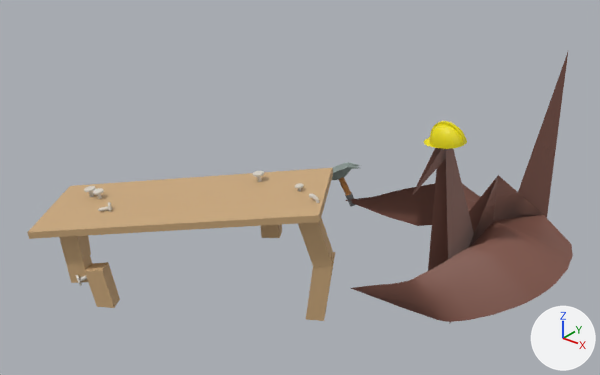
The glTF model public/models/crane-making-table.glb: old version first, new version second.
Camera for both pictures: a 50 mm lens placed at (3.89, -5.29, 3.79), pointed at (0.21, -0.69, 0.94). Lighting does not change. The marker at lower right points along +X, +Y and +Z. The older version comes first. Where no turn or scale is listed for an object, it has been applied to the vertices. Vertices at exactly the same position are counted once.

The older version as bpy lines, for what is in view:
```python
me_cube = bpy.data.meshes.new('Cube')
me_cube.from_pydata(...)  # 56 vertices, 84 faces; spans x -1.0..1.0, y -0.77..0.77, z -0.41..0.41
me_cube.materials.append(mat_table_brown)  # brown #cdaa7d
me_cylinder_001 = bpy.data.meshes.new('Cylinder.001')
me_cylinder_001.from_pydata(...)  # 104 vertices, 196 faces; spans x -0.217..0.112, y -0.179..0.09, z -0.202..0.199
# faces by material slot: [94, 32, 70]
me_cylinder_001.materials.append(mat_hammer_yellow)  # brown #a77137
me_cylinder_001.materials.append(mat_hammer_gray)  # dark grey #6a6b6c
me_cylinder_001.materials.append(mat_hammer_metal_gray)  # grey #86948f
me_cylinder_005 = bpy.data.meshes.new('Cylinder.005')
me_cylinder_005.from_pydata(...)  # 41 vertices, 78 faces; spans x -1.0..1.0, y -1.0..1.0, z -0.44..0.44
me_cylinder_005.materials.append(mat_nail_cream)  # light grey #dad5cb
ob_hammer = bpy.data.objects.new('Hammer', me_cylinder_001)
ob_hammer.location = (0.113, 0.08, 0.642)
ob_nail_004 = bpy.data.objects.new('Nail.004', me_cylinder_005)
ob_nail_004.parent = ob_web_export_root
ob_nail_004.location = (-0.163, -0.758, 0.93)
ob_nail_004.rotation_euler = (0.125, 0.0717, -1.566)  # degrees (7.2, 4.1, -90)
ob_nail_004.scale = (0.0468, 0.0468, 0.119)
ob_table = bpy.data.objects.new('Table', me_cube)
ob_table.parent = ob_web_export_root
ob_table.location = (-0.516, -1.258, 0.496)
ob_table.scale = (1.21, 1.21, 1.21)
# also in view: 'Plane' at (1.12, 0.02, 0.98); 'Hardhat' at (1.33, -0.49, 1.62)
```
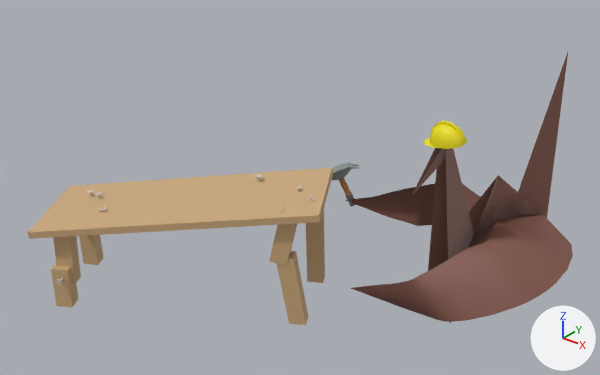
What differs and where, as boxes (x1, y1, x2, y2) in the pictures (600 x 375 px; the box of a moved part takes in the faces that stretch with it):
'Table', reshaped, moved, rescaled: before (27, 168, 335, 321); after (27, 168, 333, 325)
'Nail.004', rescaled (33% narrower, 33% shorter): before (253, 171, 264, 182); after (255, 174, 262, 181)
part 1 of me_cube, moved or reshaped: before (85, 235, 91, 254); after (79, 235, 104, 265)
part 2 of me_cube, moved or reshaped: before (59, 236, 92, 283); after (53, 236, 81, 285)
part 3 of me_cube, moved or reshaped: before (261, 224, 282, 238); after (306, 209, 325, 283)
part 4 of me_cube, moved or reshaped: before (298, 218, 333, 267); after (269, 205, 297, 266)
part 5 of me_cube, moved or reshaped: before (50, 172, 335, 321); after (50, 172, 324, 325)
part 6 of me_cube, moved or reshaped: before (85, 262, 120, 308); after (51, 264, 78, 308)

The change, as a diff of the scene's bpy script:
```diff
--- a/public/models/crane-making-table.glb.py
+++ b/public/models/crane-making-table.glb.py
@@ me_cube @@
 # used by ob_table; parent = ob_web_export_root; location = (-0.516, -1.258, 0.496); scale = (1.21, 1.21, 1.21)
-me_cube.from_pydata(...)  # 56 vertices, 84 faces; spans x -1.0..1.0, y -0.77..0.77, z -0.41..0.41
-me_cube.vertices[4].co = (0.63, 0.77, 0.41)  # pixel (332, 167)
-me_cube.vertices[5].co = (0.64, 0.77, 0.36)  # pixel (333, 173)
-me_cube.vertices[6].co = (0.98, 0.17, 0.41)  # pixel (318, 215)
-me_cube.vertices[7].co = (0.99, 0.17, 0.36)  # pixel (319, 222)
-me_cube.vertices[32].co = (0.86, 0.2, -0.41)  # pixel (305, 319)
-me_cube.vertices[33].co = (0.9, 0.24, 0.08)  # pixel (314, 254)
-me_cube.vertices[34].co = (0.84, 0.33, 0.07)
-me_cube.vertices[35].co = (0.8, 0.3, -0.41)  # pixel (307, 310)
-me_cube.vertices[36].co = (0.94, 0.39, 0.04)  # pixel (335, 252)
-me_cube.vertices[37].co = (0.91, 0.36, -0.41)  # pixel (325, 311)
-me_cube.vertices[38].co = (1.0, 0.3, 0.04)  # pixel (333, 260)
-me_cube.vertices[39].co = (0.96, 0.26, -0.41)  # pixel (323, 321)
-me_cube.vertices[24].co = (-0.33, -0.55, -0.41)  # pixel (96, 306)
-me_cube.vertices[25].co = (-0.38, -0.57, -0.15)  # pixel (84, 271)
-me_cube.vertices[26].co = (-0.44, -0.48, -0.16)  # pixel (90, 263)
-me_cube.vertices[27].co = (-0.38, -0.46, -0.41)
-me_cube.vertices[28].co = (-0.33, -0.41, -0.13)  # pixel (108, 262)
-me_cube.vertices[29].co = (-0.27, -0.4, -0.41)  # pixel (119, 299)
-me_cube.vertices[30].co = (-0.28, -0.51, -0.13)  # pixel (102, 270)
-me_cube.vertices[31].co = (-0.22, -0.49, -0.41)  # pixel (114, 308)
+me_cube.from_pydata(...)  # 56 vertices, 84 faces; spans x -1.0..1.0, y -0.78..0.78, z -0.41..0.41
+# me_cube part 1: the loose piece of 8 vertices spanning x -0.89..-0.72, y -0.38..-0.23, z -0.32..0.14 is scaled about its middle by (0.931, 0.945, 1.23), then moved by (-0.02, 0.12, -0.04)
+# me_cube part 2: the loose piece of 8 vertices spanning x -0.6..-0.39, y -0.62..-0.45, z -0.27..0.17 is multiplied about its middle by the matrix ((0.99, -0.004, 0.118), (-0.004, 0.995, 0.068), (-0.118, -0.068, 0.988)), then moved by (-0.04, -0.05, -0.01)
+# me_cube part 3: the loose piece of 8 vertices spanning x 0.27..0.45, y 0.35..0.52, z -0.05..0.34 is scaled about its middle by (0.928, 0.94, 2.07), then moved by (0.24, 0.21, -0.16)
+# me_cube part 4: the loose piece of 8 vertices spanning x 0.72..1.0, y 0.18..0.39, z -0.02..0.4 is multiplied about its middle by the matrix ((0.804, -0.055, 0.396), (-0.056, 0.865, 0.233), (-0.396, -0.233, 0.771)), then moved by (-0.11, -0.14, 0.01)
+# me_cube part 5
+me_cube.vertices[4].co = (0.64, 0.78, 0.41)  # pixel (332, 167)
+me_cube.vertices[5].co = (0.65, 0.78, 0.37)  # pixel (333, 173)
+me_cube.vertices[6].co = (0.99, 0.17, 0.41)  # pixel (318, 215)
+me_cube.vertices[7].co = (1.0, 0.17, 0.37)  # pixel (319, 222)
+me_cube.vertices[32].co = (0.81, 0.1, -0.41)  # pixel (289, 323)
+me_cube.vertices[33].co = (0.73, 0.07, 0.04)  # pixel (275, 260)
+me_cube.vertices[34].co = (0.68, 0.16, 0.04)
+me_cube.vertices[35].co = (0.76, 0.19, -0.41)
+me_cube.vertices[36].co = (0.78, 0.22, 0.07)  # pixel (295, 251)
+me_cube.vertices[37].co = (0.86, 0.24, -0.41)  # pixel (308, 316)
+me_cube.vertices[38].co = (0.83, 0.13, 0.07)  # pixel (293, 258)
+me_cube.vertices[39].co = (0.91, 0.15, -0.41)  # pixel (305, 325)
+# me_cube part 6
+me_cube.vertices[24].co = (-0.54, -0.72, -0.41)  # pixel (56, 306)
+me_cube.vertices[25].co = (-0.55, -0.71, -0.13)  # pixel (50, 269)
+me_cube.vertices[26].co = (-0.6, -0.62, -0.13)
+me_cube.vertices[27].co = (-0.59, -0.63, -0.41)
+me_cube.vertices[28].co = (-0.5, -0.57, -0.13)
+me_cube.vertices[29].co = (-0.49, -0.57, -0.41)  # pixel (78, 299)
+me_cube.vertices[30].co = (-0.45, -0.66, -0.13)  # pixel (67, 270)
+me_cube.vertices[31].co = (-0.44, -0.66, -0.41)  # pixel (72, 307)
 me_cube.materials.append(mat_table_brown)
@@ ob_nail_004 @@
 ob_nail_004.rotation_euler = (0.125, 0.0717, -1.566)  # degrees (7.2, 4.1, -90)
-ob_nail_004.scale = (0.0468, 0.0468, 0.119)
+ob_nail_004.scale = (0.0292, 0.0292, 0.0746)
@@ ob_table @@
 ob_table.parent = ob_web_export_root
-ob_table.location = (-0.516, -1.258, 0.496)
-ob_table.scale = (1.21, 1.21, 1.21)
+ob_table.location = (-0.524, -1.258, 0.496)
+ob_table.scale = (1.2, 1.2, 1.2)
```
